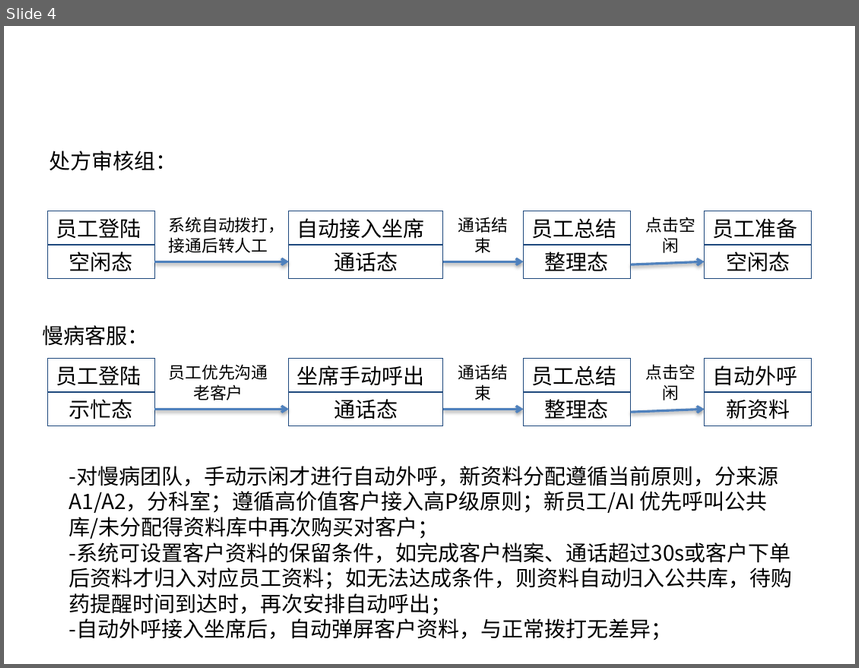
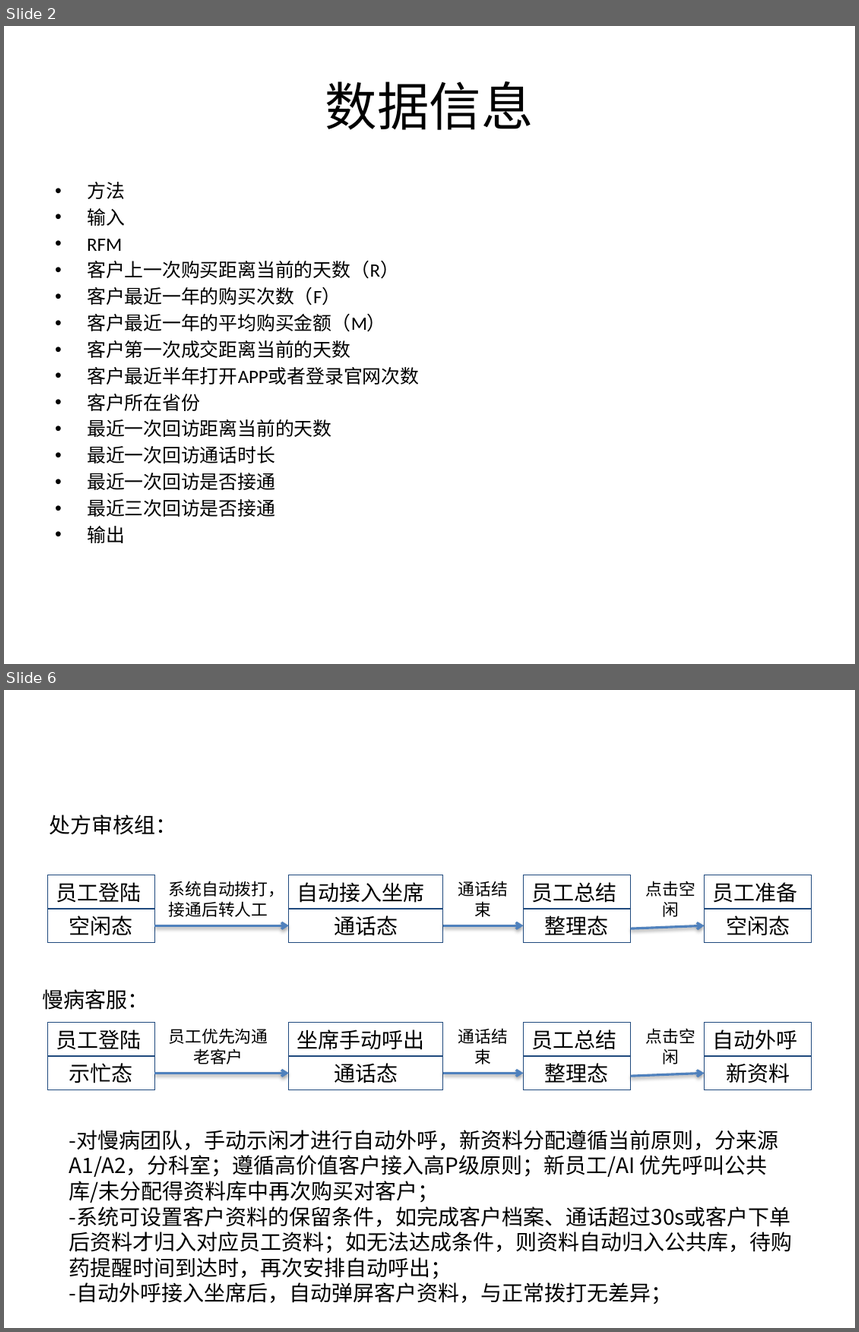
Before and after one commit to tusonggao/wwjjttbb_jk, a slide deck: 2018_12_16/客户智能分层需求说明.pptx. Shown one above the other, each under a label of ours: slide 4 before the commit, slides 2 and 6 after it; the slides between them are not shown. The pictures are 859x668 and 859x1332 pixels, drawn with LibreOffice and Linux fonts; fonts in the diff are those of the drawing; background and template pictures are left out. Boxes give left, top, right and bottom in pixels: in the first picture for what was removed or moved away, otherwise in the second. Text is boxed around its words. In the diff, an @@ line names an element or a change of style, - is before the commit and + after.

```diff
--- a/2018_12_16/客户智能分层需求说明.pptx
+++ b/2018_12_16/客户智能分层需求说明.pptx
@@ slide 2 added at (4, 26, 855, 664), background picture (left out) @@
@@ title added at (325, 81, 534, 130), 44 pt, text #000000 @@
+数据信息
@@ text added at (87, 182, 419, 544), 16 pt, text #000000 @@
+• 方法
+• 输入
+• RFM
+• 客户上一次购买距离当前的天数（R）
+• 客户最近一年的购买次数（F）
+• 客户最近一年的平均购买金额（M）
+• 客户第一次成交距离当前的天数
+• 客户最近半年打开APP或者登录官网次数
+• 客户所在省份
+• 最近一次回访距离当前的天数
+• 最近一次回访通话时长
+• 最近一次回访是否接通
+• 最近三次回访是否接通
+• 输出
@@ what was slide 4 is now slide 6 @@
```
Also in this commit, not shown: 2 other slides added, 1 slide removed, 1 other file.
